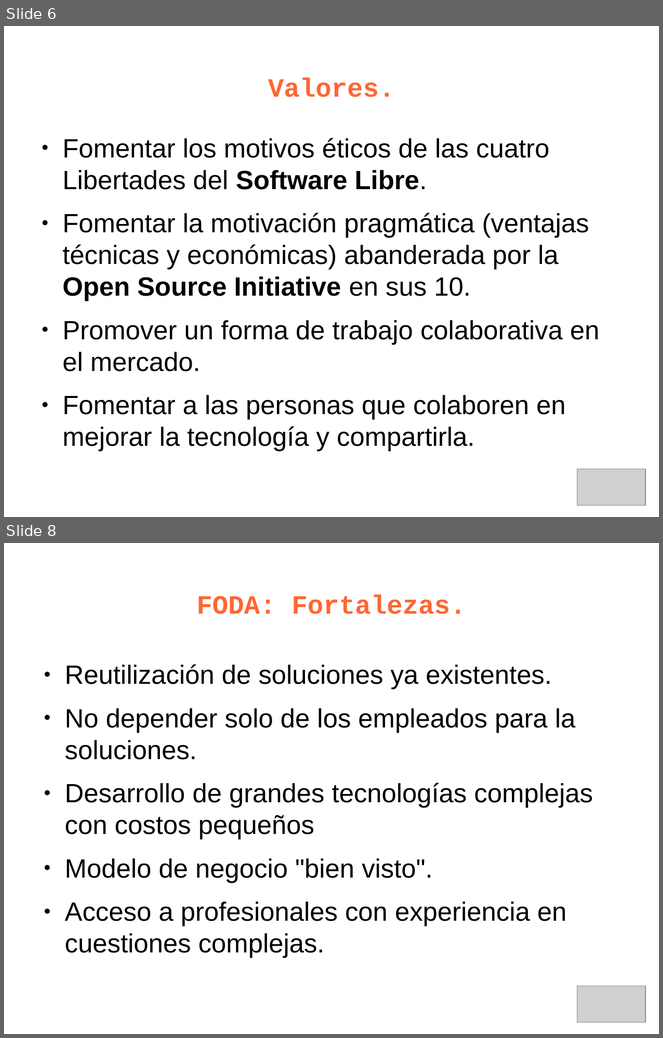
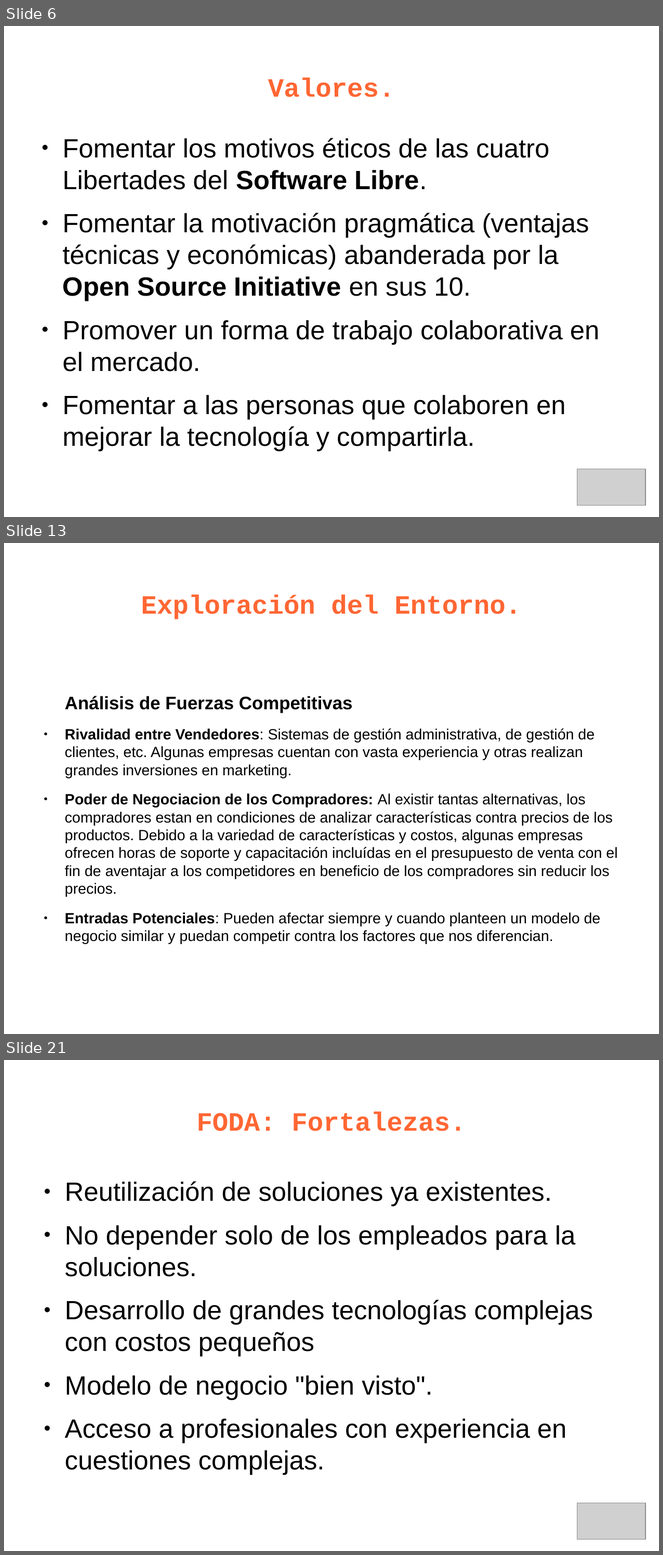
Before and after one commit to leliel12/jbc-utn, a slide deck: 5to/ger_est/kenya_p.odp. Shown one above the other, each under a label of ours: slides 6 and 8 before the commit, slides 6, 13 and 21 after it; the slides between them are not shown. The pictures are 663x1038 and 663x1555 pixels, drawn with LibreOffice and Linux fonts; fonts in the diff are those of the drawing; grey boxes stand for pictures. Boxes give left, top, right and bottom in pixels: in the first picture for what was removed or moved away, otherwise in the second. Text is boxed around its words. In the diff, an @@ line names an element or a change of style, - is before the commit and + after.

```diff
--- a/5to/ger_est/kenya_p.odp
+++ b/5to/ger_est/kenya_p.odp
@@ slide 13 added at (4, 543, 659, 1034), background #FFFFFF @@
@@ title added at (141, 595, 521, 619), 32 pt, text #FF6633, bold @@
+Exploración del Entorno.
@@ text added at (65, 696, 618, 944), 18 pt, text #000000 @@
+Análisis de Fuerzas Competitivas
+● Rivalidad entre Vendedores: Sistemas de gestión administrativa, de gestión de clientes, etc. Algunas empresas cuentan con vasta experiencia y otras realizan grandes inversiones en marketing.
+● Poder de Negociacion de los Compradores: Al existir tantas alternativas, los compradores estan en condiciones de analizar características contra precios de los productos. Debido a la variedad de características y costos, algunas empresas ofrecen horas de soporte y capacitación incluídas en el presupuesto de venta con el fin de aventajar a los competidores en beneficio de los compradores sin reducir los precios.
+● Entradas Potenciales: Pueden afectar siempre y cuando planteen un modelo de negocio similar y puedan competir contra los factores que nos diferencian.
@@ what was slide 8 is now slide 21 @@
```
Also in this commit, not shown: 2 slides changed, 16 other slides added, 1 slide removed, 1 other file.
